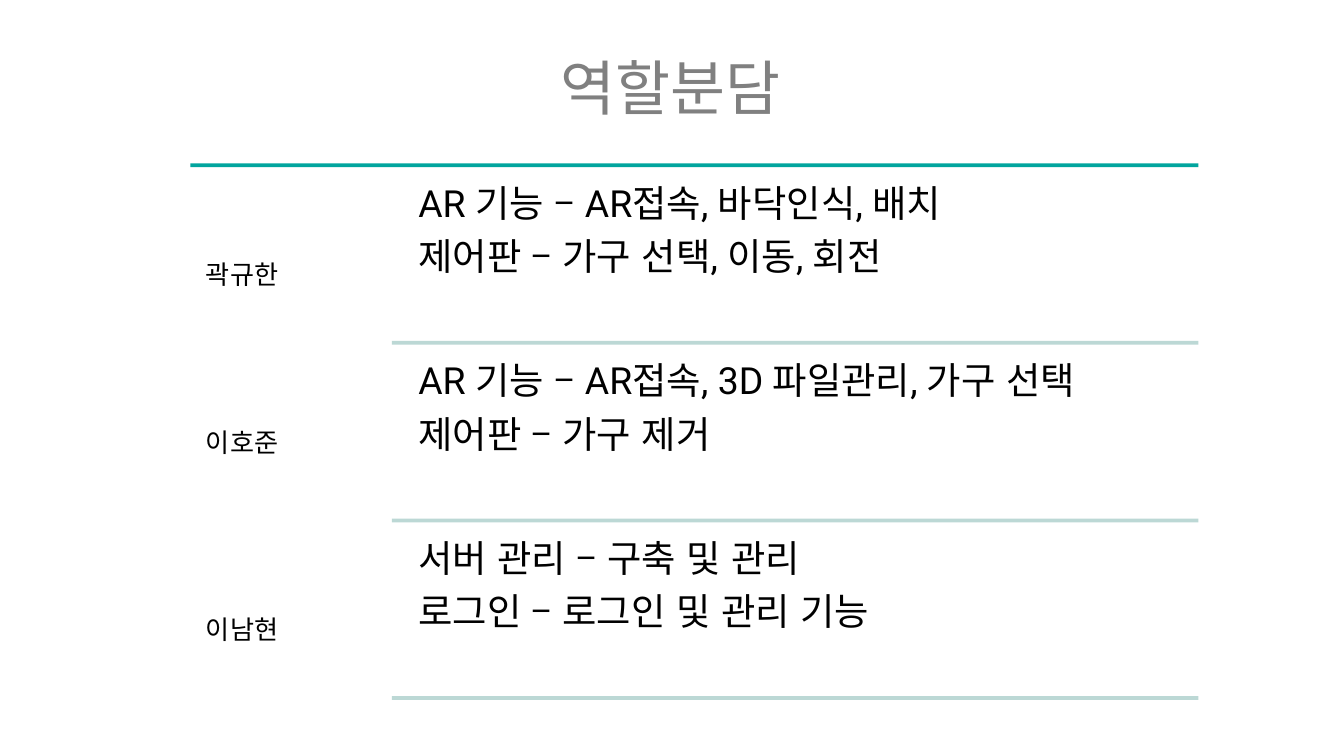
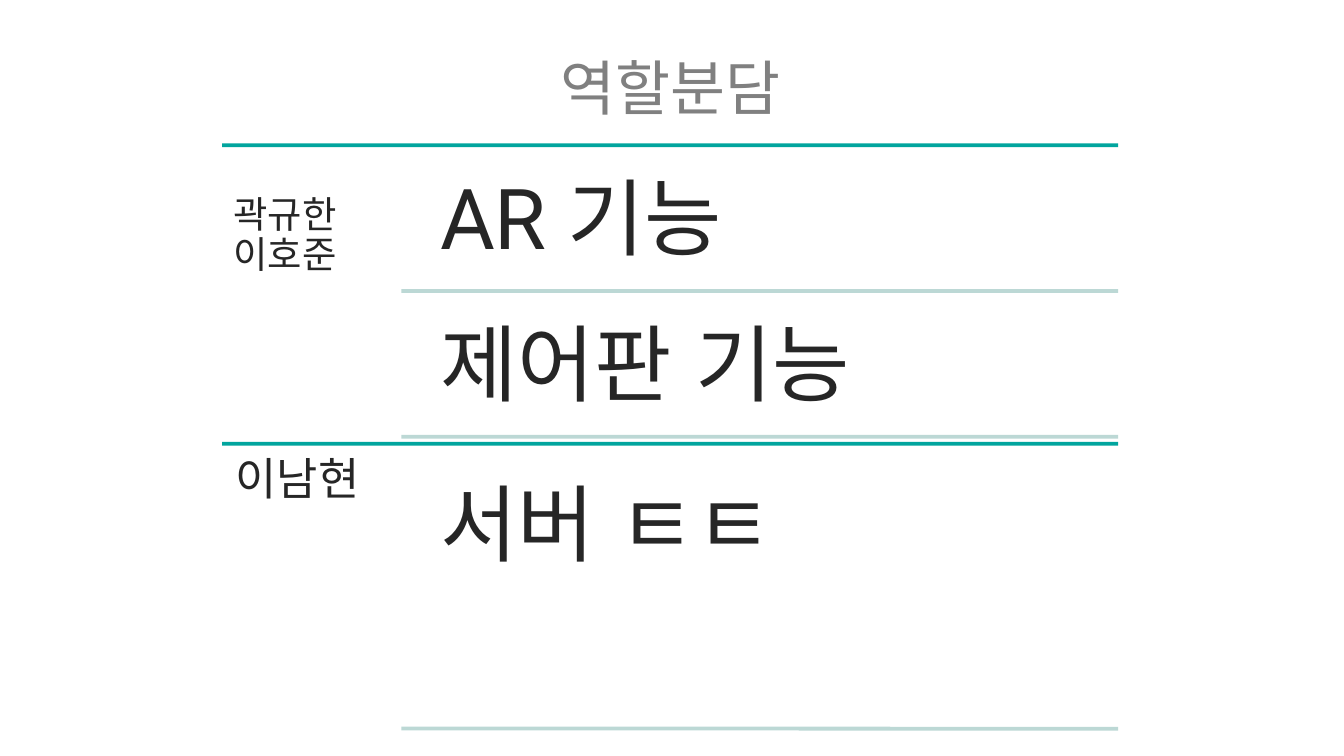
Before and after one commit to ptyoiy/ARwork, a slide deck: slide 15 of 호남-발표자료.pptx (slide 14 before the commit). Drawn at 1344x756 pixels with LibreOffice and Linux fonts; fonts in the diff are those of the drawing. Boxes give left, top, right and bottom in pixels: in the first picture for what was removed or moved away, otherwise in the second. Text is boxed around its words. In the diff, an @@ line names an element or a change of style, - is before the commit and + after.

```diff
--- a/호남-발표자료.pptx
+++ b/호남-발표자료.pptx
@@ line moved from (191, 165) - (1199, 165) to (222, 145) - (1118, 145) @@
@@ text at <box>233,197,336,271</box>: text changed; size 14 to 20 pt; text colour #000000 to #262626 @@
-곽규한
-이호준
-이남현
+곽규한 이호준
@@ text removed at <box>418,186,941,275</box> @@
-AR 기능 – AR접속, 바닥인식, 배치
-제어판 – 가구 선택, 이동, 회전
@@ line moved from (392, 343) - (1199, 343) to (402, 290) - (1118, 290) @@
@@ text removed at <box>418,363,1075,451</box> @@
-AR 기능 – AR접속, 3D 파일관리, 가구 선택
-제어판 – 가구 제거
@@ line moved from (392, 520) - (1199, 520) to (402, 437) - (1118, 437) @@
@@ group added at <box>222,179,1118,562</box>: 4 texts, 1 line @@
+AR 기능
+제어판 기능
+이남현
+서버 ㅌㅌ
@@ text removed at <box>418,541,869,628</box> @@
-서버 관리 – 구축 및 관리
-로그인 – 로그인 및 관리 기능
@@ line moved from (392, 698) - (1199, 698) to (402, 728) - (1118, 728) @@
```
Also in this commit, not shown: 11 other slides changed, 3 slides added, 1 slide removed, 1 other file.
